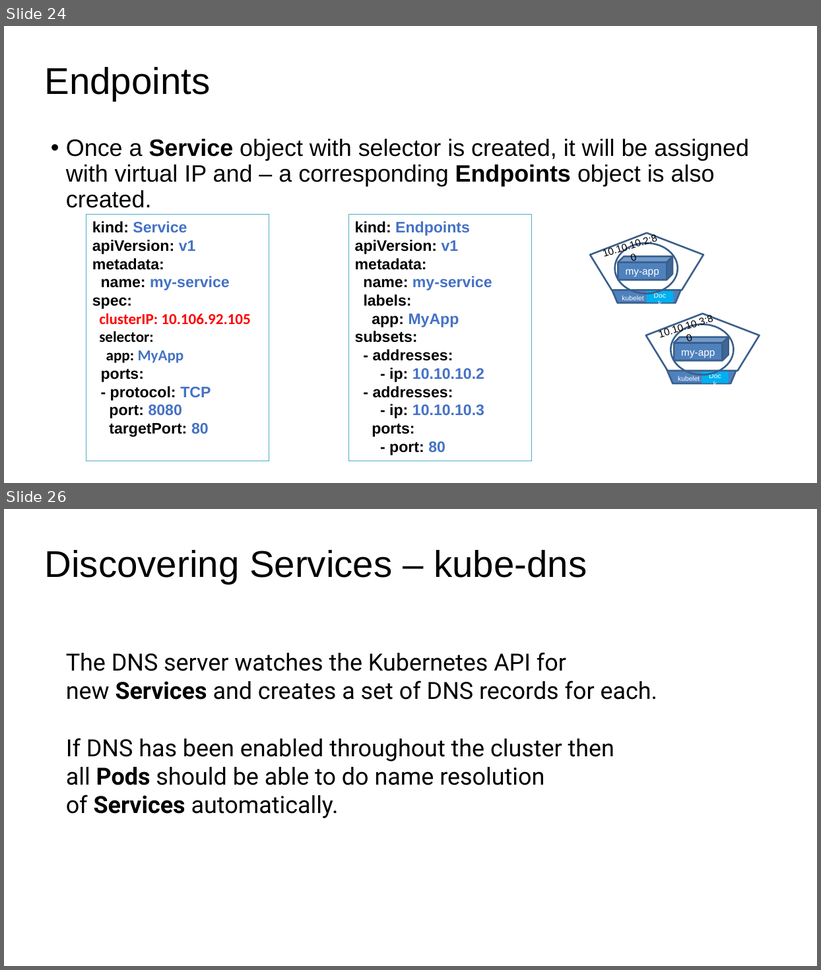
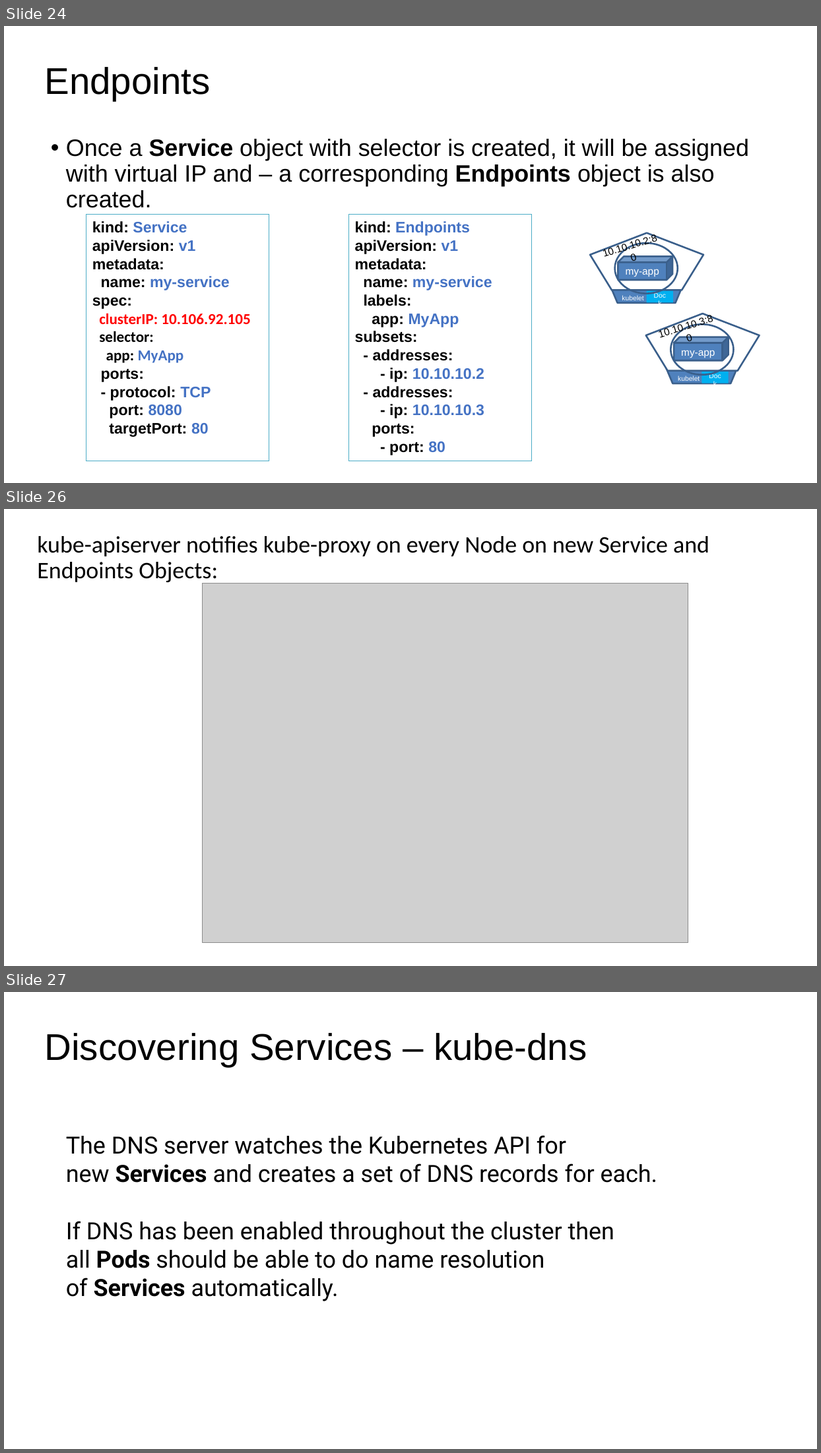
Before and after one commit to eylonmalin/k8s-training, a slide deck: day-2/Using Kubernetes Day 2.pptx. Shown one above the other, each under a label of ours: slides 24 and 26 before the commit, slides 24, 26 and 27 after it; the slides between them are not shown. The pictures are 821x970 and 821x1453 pixels, drawn with LibreOffice and Linux fonts; fonts in the diff are those of the drawing; grey boxes stand for pictures. Boxes give left, top, right and bottom in pixels: in the first picture for what was removed or moved away, otherwise in the second. Text is boxed around its words. In the diff, an @@ line names an element or a change of style, - is before the commit and + after.

Commit message:
update ppt day2+day3

```diff
--- a/day-2/Using Kubernetes Day 2.pptx
+++ b/day-2/Using Kubernetes Day 2.pptx
@@ slide 26 added at [4, 509, 817, 966], background #FFFFFF @@
@@ text added at [37, 536, 710, 584], 28 pt, text #000000 @@
+kube-apiserver notifies kube-proxy on every Node on new Service and Endpoints Objects:
@@ picture added at [202, 584, 688, 943] @@
@@ what was slide 26 is now slide 27 @@
```
Also in this commit, not shown: 1 slide changed, 1 other file.
